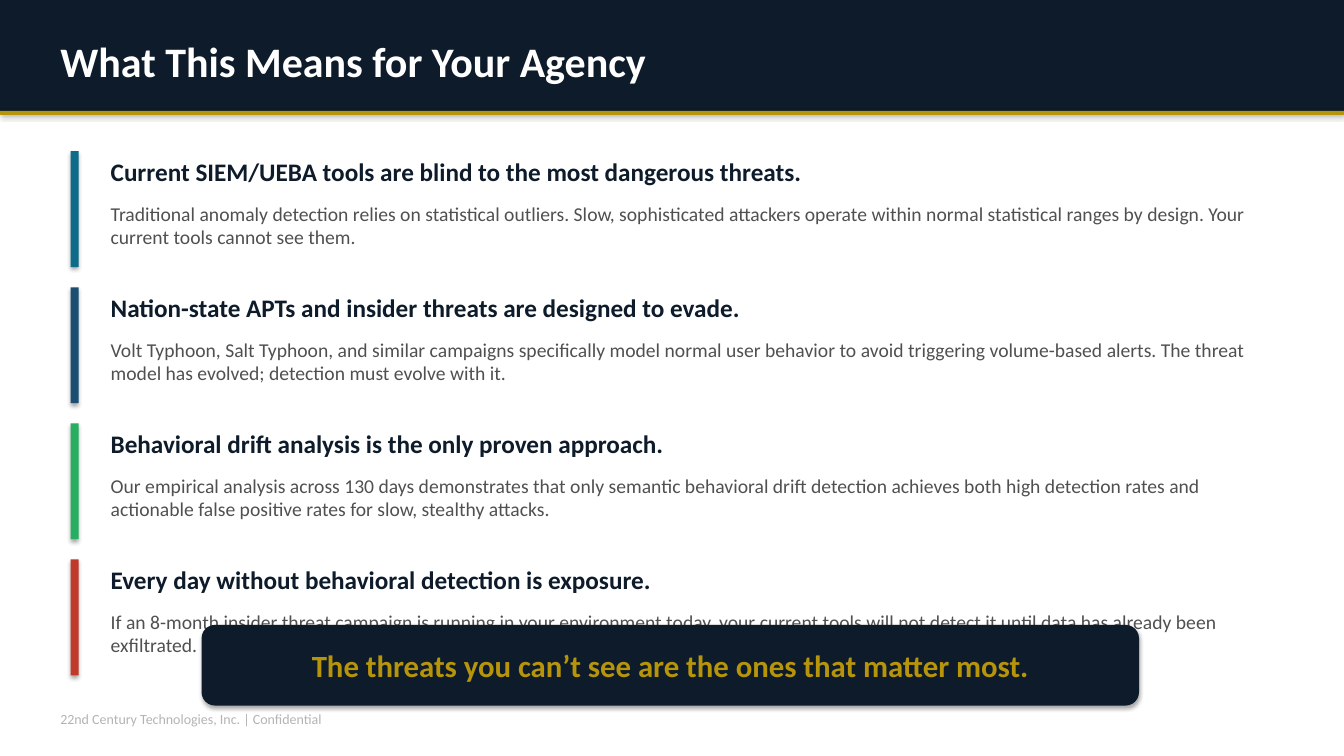
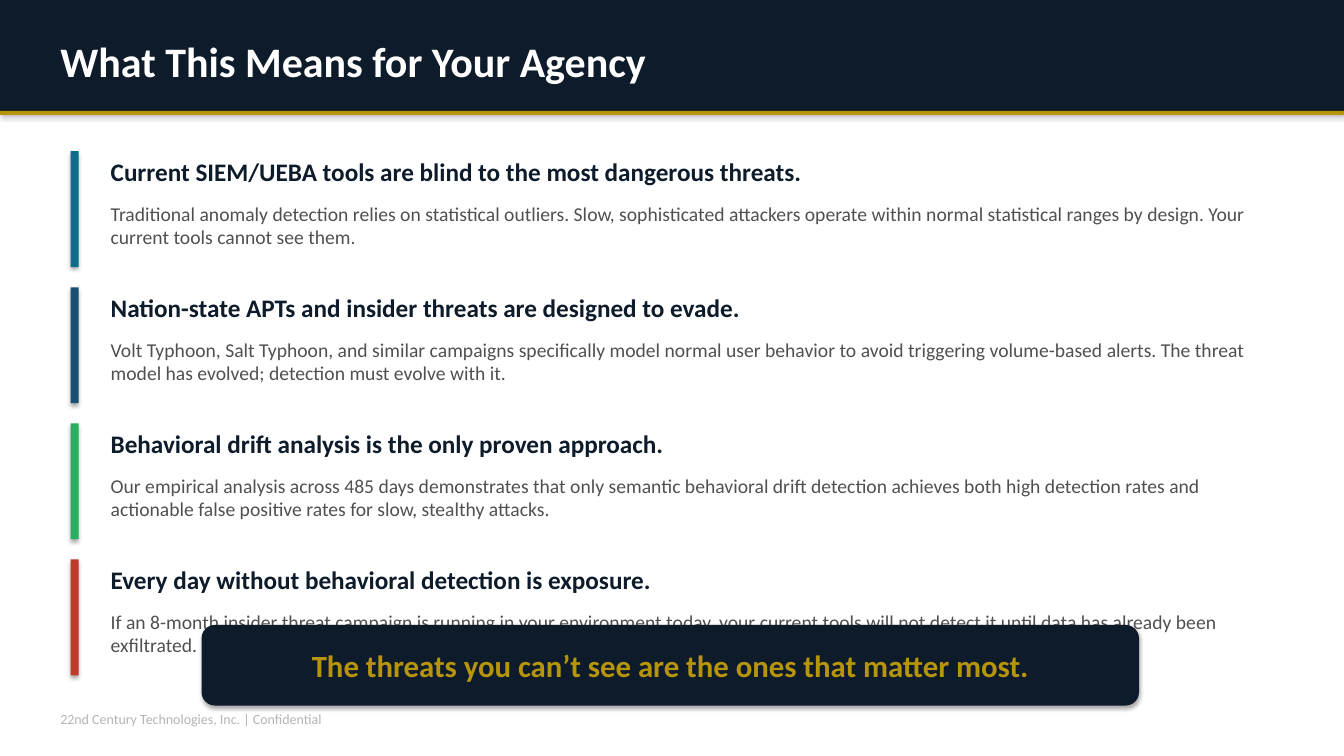
Before and after one commit to ravindrashukla/CyberUEBA_BehavioralIntel, a slide deck: slide 15 of docs/V_Intelligence_UEBA_Traditional_vs_Behavioral_Deck.pptx. Drawn at 1344x756 pixels with LibreOffice and Linux fonts; fonts in the diff are those of the drawing. Boxes give left, top, right and bottom in pixels: in the first picture for what was removed or moved away, otherwise in the second. Text is boxed around its words. In the diff, an @@ line names an element or a change of style, - is before the commit and + after.

```diff
--- a/docs/V_Intelligence_UEBA_Traditional_vs_Behavioral_Deck.pptx
+++ b/docs/V_Intelligence_UEBA_Traditional_vs_Behavioral_Deck.pptx
@@ text at [111, 479, 1199, 519]: text changed @@
-Our empirical analysis across 130 days demonstrates that only semantic behavioral drift detection achieves both high detection rates and actionable false positive rates for slow, stealthy attacks.
+Our empirical analysis across 485 days demonstrates that only semantic behavioral drift detection achieves both high detection rates and actionable false positive rates for slow, stealthy attacks.
```
Also in this commit, not shown: 6 other slides changed, 17 other files.
